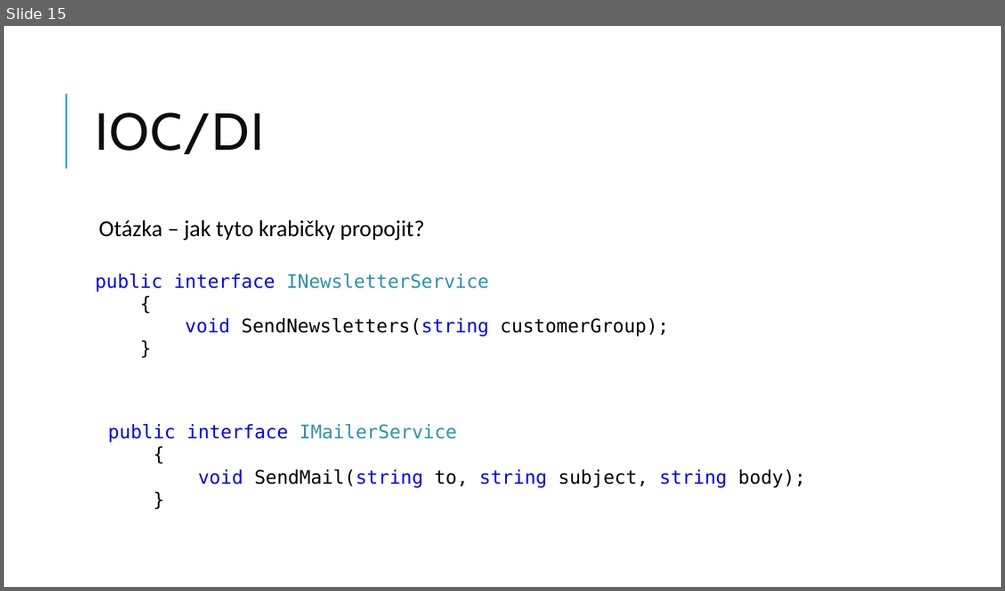
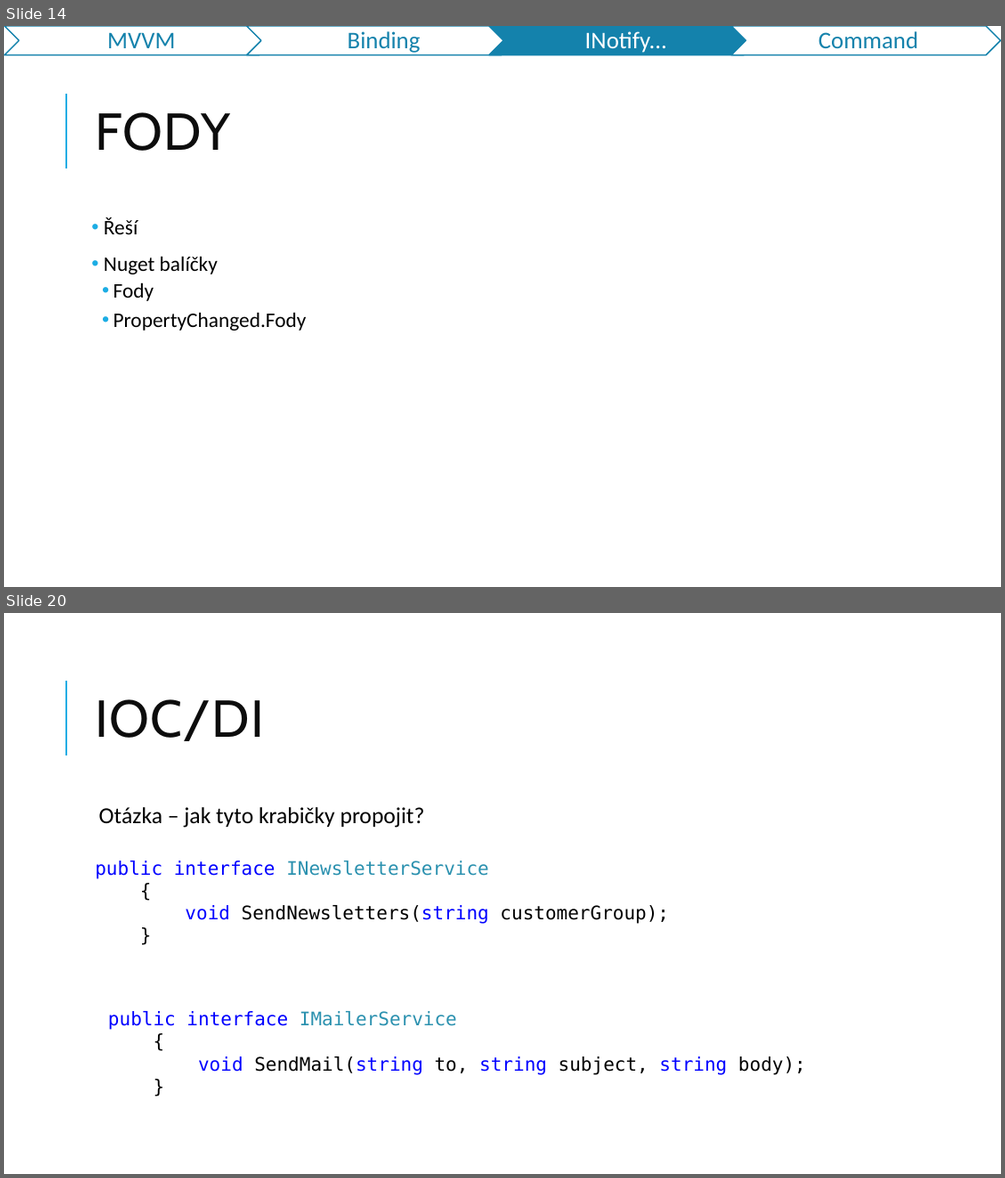
Before and after one commit to jasho/pv239-maui, a slide deck: 03_MVVM/PV239-Xamarin-03_MVVM.pptx. Shown one above the other, each under a label of ours: slide 15 before the commit, slides 14 and 20 after it; the slides between them are not shown. The pictures are 1005x591 and 1005x1178 pixels, drawn with LibreOffice and Linux fonts; fonts in the diff are those of the drawing. Boxes give left, top, right and bottom in pixels: in the first picture for what was removed or moved away, otherwise in the second. Text is boxed around its words. In the diff, an @@ line names an element or a change of style, - is before the commit and + after.

```diff
--- a/03_MVVM/PV239-Xamarin-03_MVVM.pptx
+++ b/03_MVVM/PV239-Xamarin-03_MVVM.pptx
@@ slide 14 added at (x1=4, y1=26, x2=1001, y2=587), background #FFFFFF; not listed: 1 template element that a slide beside it also shows @@
@@ group added at (x1=5, y1=26, x2=1001, y2=55): 4 chevrons, 4 texts @@
+MVVM
+Binding
+INotify...
+Command
@@ title added at (x1=95, y1=112, x2=230, y2=151), 50 pt, text #0D0D0D @@
+FODY
@@ text added at (x1=104, y1=217, x2=307, y2=330), 20 pt, text #000000 @@
+• Řeší
+• Nuget balíčky
+  • Fody
+  • PropertyChanged.Fody
@@ what was slide 15 is now slide 20 @@
```
Also in this commit, not shown: 12 slides changed, 7 other slides added, 2 slides removed, 1 other file.
